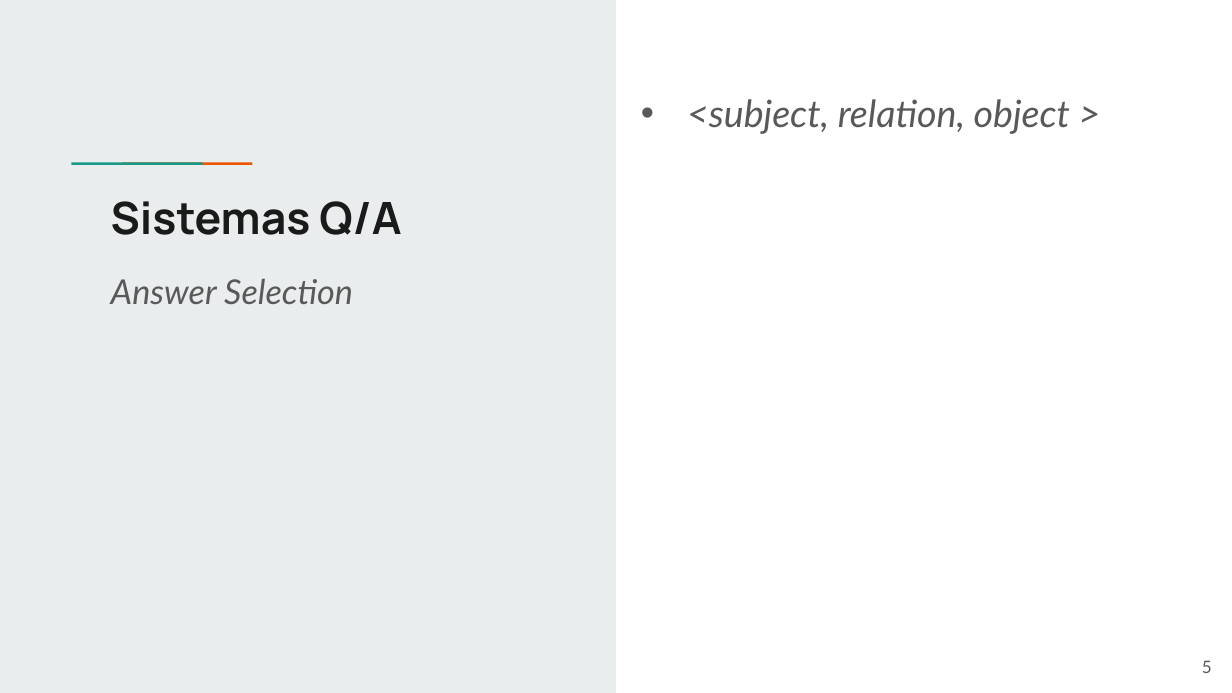
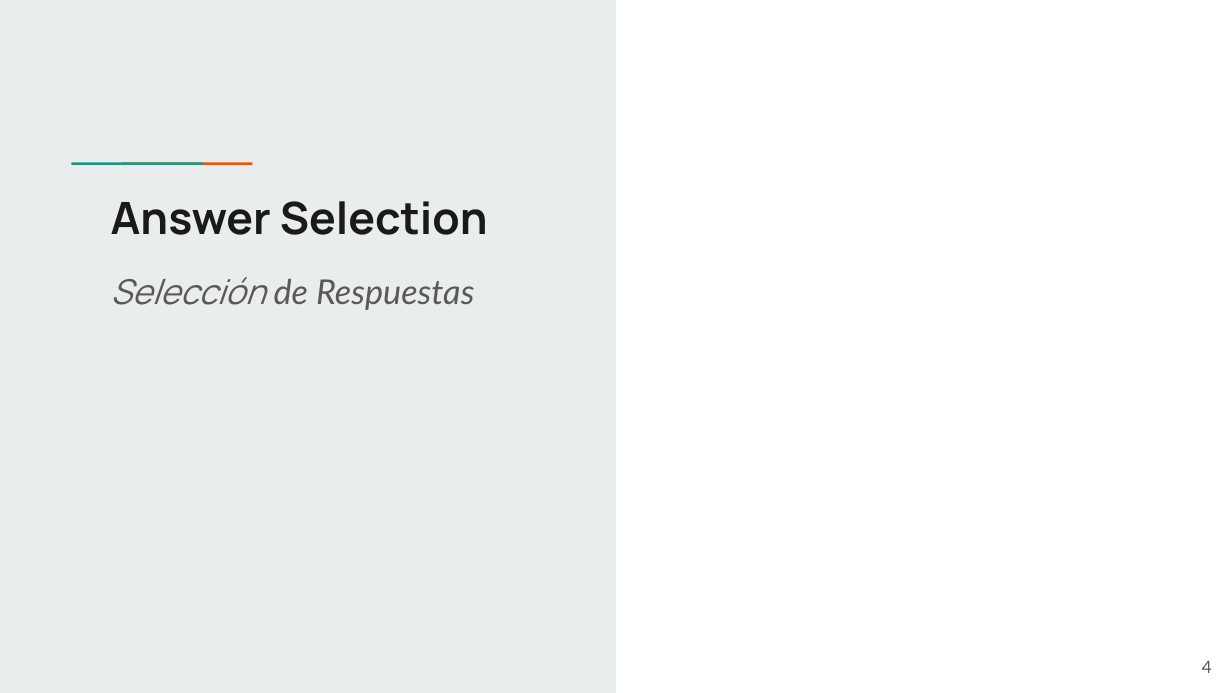
Before and after one commit to claudiaqw/head-qa-afi, a slide deck: slide 4 of defense/Defensa TFM Claudia Quintana Wong.pptx (slide 5 before the commit). Drawn at 1232x693 pixels with LibreOffice and Linux fonts; fonts in the diff are those of the drawing. Boxes give left, top, right and bottom in pixels: in the first picture for what was removed or moved away, otherwise in the second. Text is boxed around its words. In the diff, an @@ line names an element or a change of style, - is before the commit and + after.

```diff
--- a/defense/Defensa TFM Claudia Quintana Wong.pptx
+++ b/defense/Defensa TFM Claudia Quintana Wong.pptx
@@ subtitle removed at (687, 99, 1070, 134) @@
-• <subject, relation, object >
@@ title at (111, 201, 488, 235): text changed @@
-Sistemas Q/A
+Answer Selection
@@ subtitle at (111, 277, 474, 310): text changed @@
-Answer Selection
+Selección de Respuestas
@@ page number at (1202, 660, 1212, 673): text changed @@
-5
+4
```
Also in this commit, not shown: 10 other slides changed, 7 slides added, 8 slides removed.
